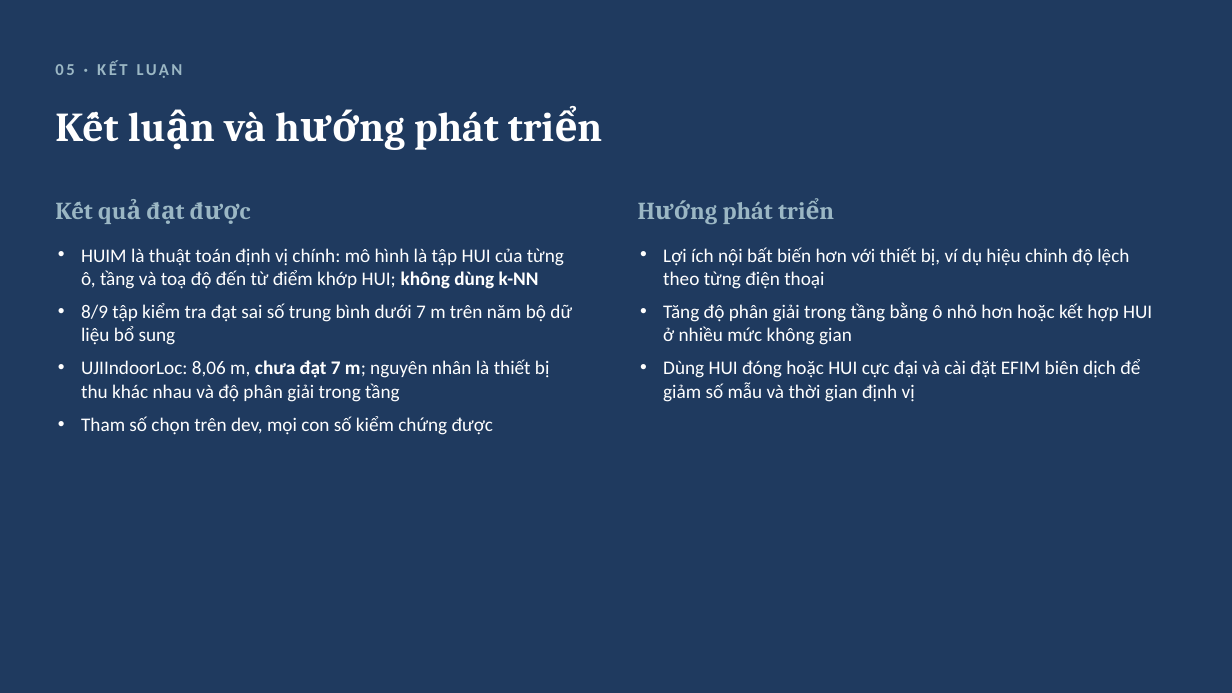
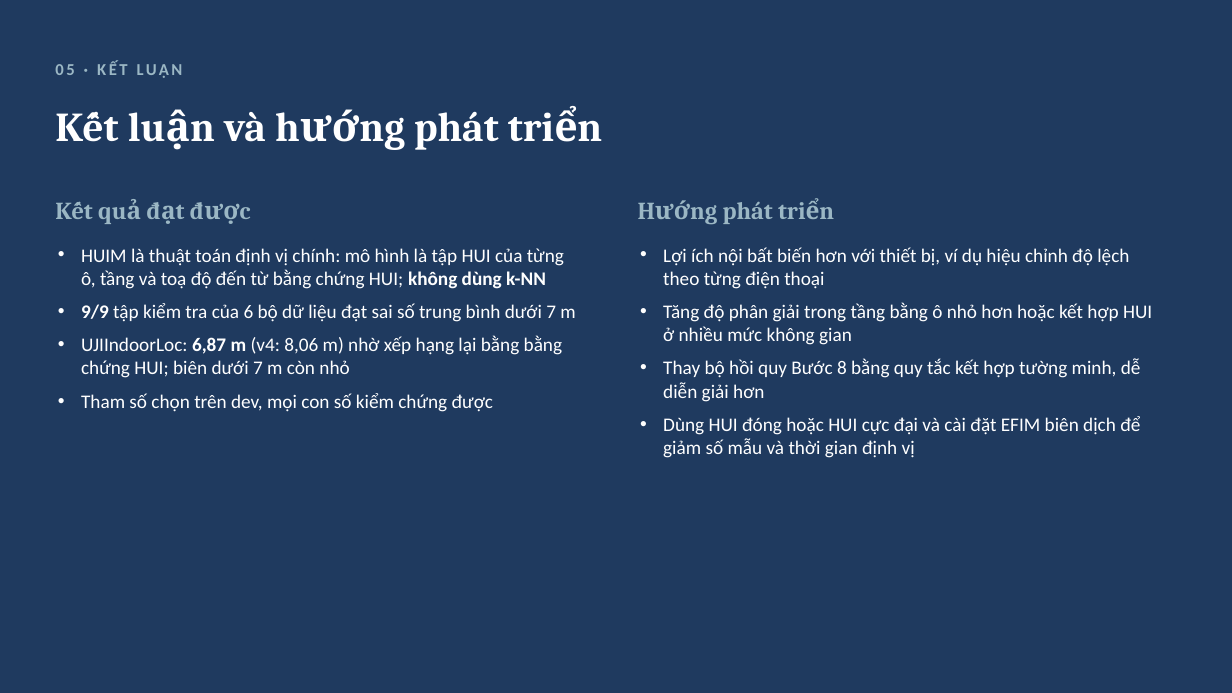
Before and after one commit to ThaiTaka/HUIM-IPS-, a slide deck: slide 21 of BAOCAO/Slide_HUIM_IPS_UJIIndoorLoc.pptx (slide 19 before the commit). Drawn at 1232x693 pixels with LibreOffice and Linux fonts; fonts in the diff are those of the drawing. Boxes give left, top, right and bottom in pixels: in the first picture for what was removed or moved away, otherwise in the second. Text is boxed around its words. In the diff, an @@ line names an element or a change of style, - is before the commit and + after.

```diff
--- a/BAOCAO/Slide_HUIM_IPS_UJIIndoorLoc.pptx
+++ b/BAOCAO/Slide_HUIM_IPS_UJIIndoorLoc.pptx
@@ text at [81,248,575,378]: text changed @@
-• HUIM là thuật toán định vị chính: mô hình là tập HUI của từng ô, tầng và toạ độ đến từ điểm khớp HUI; không dùng k-NN
-• 8/9 tập kiểm tra đạt sai số trung bình dưới 7 m trên năm bộ dữ liệu bổ sung
-• UJIIndoorLoc: 8,06 m, chưa đạt 7 m; nguyên nhân là thiết bị thu khác nhau và độ phân giải trong tầng
+• HUIM là thuật toán định vị chính: mô hình là tập HUI của từng ô, tầng và toạ độ đến từ bằng chứng HUI; không dùng k-NN
+• 9/9 tập kiểm tra của 6 bộ dữ liệu đạt sai số trung bình dưới 7 m
+• UJIIndoorLoc: 6,87 m (v4: 8,06 m) nhờ xếp hạng lại bằng bằng chứng HUI; biên dưới 7 m còn nhỏ
@@ text at [663,359,1141,402]: paragraph added @@
+• Thay bộ hồi quy Bước 8 bằng quy tắc kết hợp tường minh, dễ diễn giải hơn
```
Also in this commit, not shown: 6 other slides changed, 2 slides added, 17 other files.
